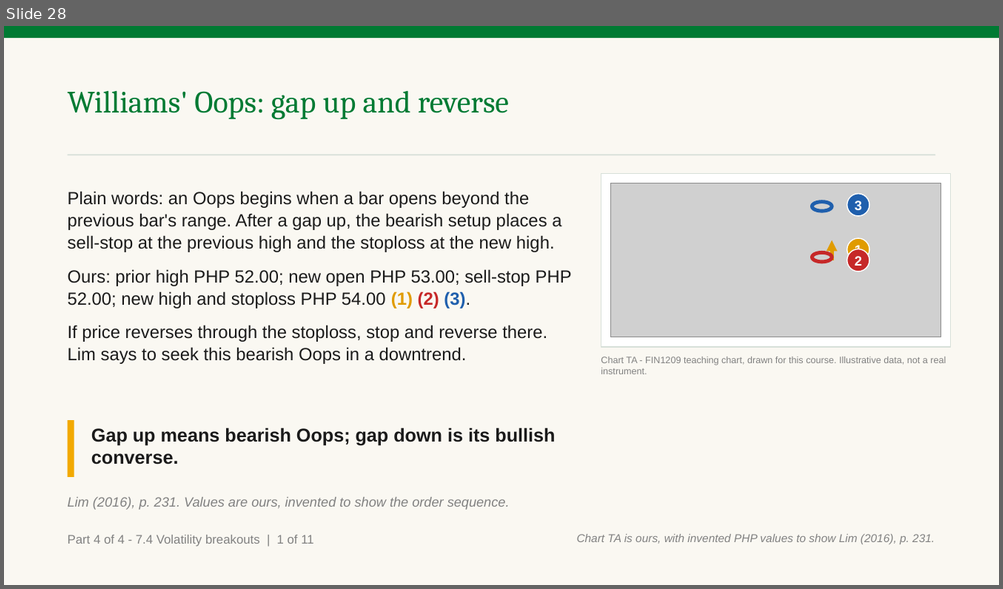
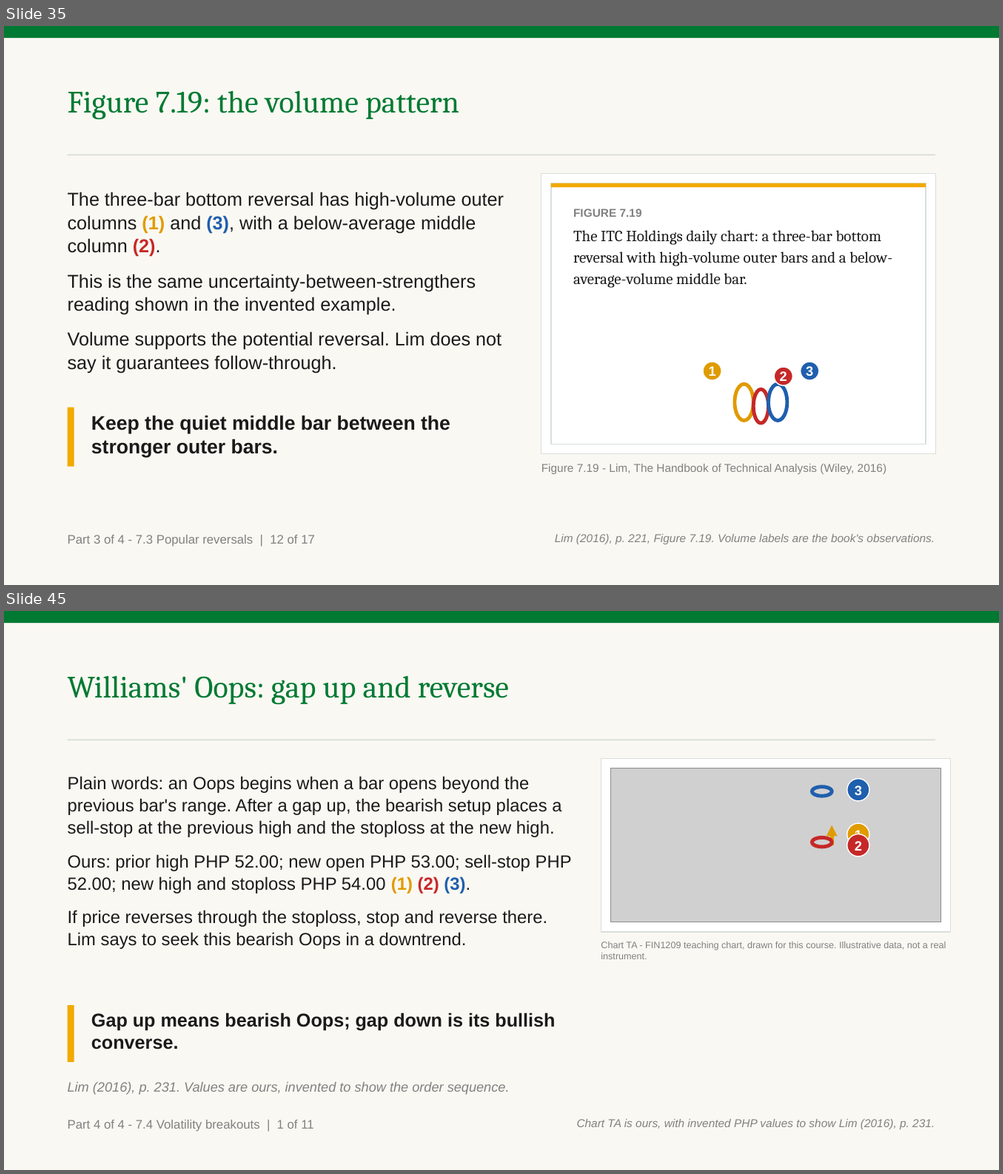
Before and after one commit to benjiesotelo-sudo/Telos_FIN1209, a slide deck: chapter-07/FIN1209-Chapter-07.pptx. Shown one above the other, each under a label of ours: slide 28 before the commit, slides 35 and 45 after it; the slides between them are not shown. The pictures are 1003x589 and 1003x1174 pixels, drawn with LibreOffice and Linux fonts; fonts in the diff are those of the drawing; grey boxes stand for pictures. Boxes give left, top, right and bottom in pixels: in the first picture for what was removed or moved away, otherwise in the second. Text is boxed around its words. In the diff, an @@ line names an element or a change of style, - is before the commit and + after.

Commit message:
Rebuild Chapter 7 deck after Part 4 merge

```diff
--- a/chapter-07/FIN1209-Chapter-07.pptx
+++ b/chapter-07/FIN1209-Chapter-07.pptx
@@ slide 35 added at [4, 26, 999, 585], background #FFFFFF @@
@@ rectangle added at [4, 26, 999, 585], fill #FAF8F2 @@
@@ rectangle added at [4, 26, 999, 38], fill #007A33 @@
@@ text added at [68, 90, 459, 120], 30 pt, text #007A33 @@
+Figure 7.19: the volume pattern
@@ rectangle added at [68, 154, 935, 156], fill #D7E0D9 @@
@@ rectangle added at [541, 174, 935, 454], fill #FFFFFF, outline #D7E0D9 1 pt @@
@@ text added at [68, 192, 504, 374], 18 pt, text #1A1A1A @@
+The three-bar bottom reversal has high-volume outer columns (1) and (3), with a below-average middle column (2).
+This is the same uncertainty-between-strengthers reading shown in the invented example.
+Volume supports the potential reversal. Lim does not say it guarantees follow-through.
@@ rectangle added at [551, 184, 925, 445], fill #FFFFFF, outline #D7E0D9 1 pt @@
@@ rectangle added at [551, 184, 925, 188], fill #F2A900 @@
@@ text added at [573, 209, 892, 288], 15 pt, text #1A1A1A @@
+FIGURE 7.19
+The ITC Holdings daily chart: a three-bar bottom reversal with high-volume outer bars and a below-average-volume middle bar.
@@ ellipse added at [703, 362, 721, 380], fill #E09B00, outline #FFFFFF 1 pt, 13 pt, text #FFFFFF, bold @@
+1
@@ ellipse added at [774, 367, 793, 386], fill #C62828, outline #FFFFFF 1 pt, 13 pt, text #FFFFFF, bold @@
+2
@@ ellipse added at [800, 362, 819, 380], fill #1F5FAD, outline #FFFFFF 1 pt, 13 pt, text #FFFFFF, bold @@
+3
@@ ellipse added at [734, 384, 753, 420], outline #E09B00 3.5 pt @@
@@ ellipse added at [753, 389, 768, 423], outline #C62828 3.5 pt @@
@@ ellipse added at [768, 384, 787, 420], outline #1F5FAD 3.5 pt @@
@@ rectangle added at [68, 408, 74, 467], fill #F2A900 @@
@@ text added at [91, 415, 450, 457], 19 pt, text #1A1A1A, bold @@
+Keep the quiet middle bar between the stronger outer bars.
@@ text added at [541, 464, 886, 474], 11 pt, text #818181 @@
+Figure 7.19 - Lim, The Handbook of Technical Analysis (Wiley, 2016)
@@ text added at [68, 535, 315, 547], 12 pt, text #818181 @@
+Part 3 of 4 - 7.3 Popular reversals | 12 of 17
@@ text added at [555, 534, 934, 545], 11 pt, text #818181, italic @@
+Lim (2016), p. 221, Figure 7.19. Volume labels are the book's observations.
@@ what was slide 28 is now slide 45 @@
```
Also in this commit, not shown: 13 slides changed, 16 other slides added.
